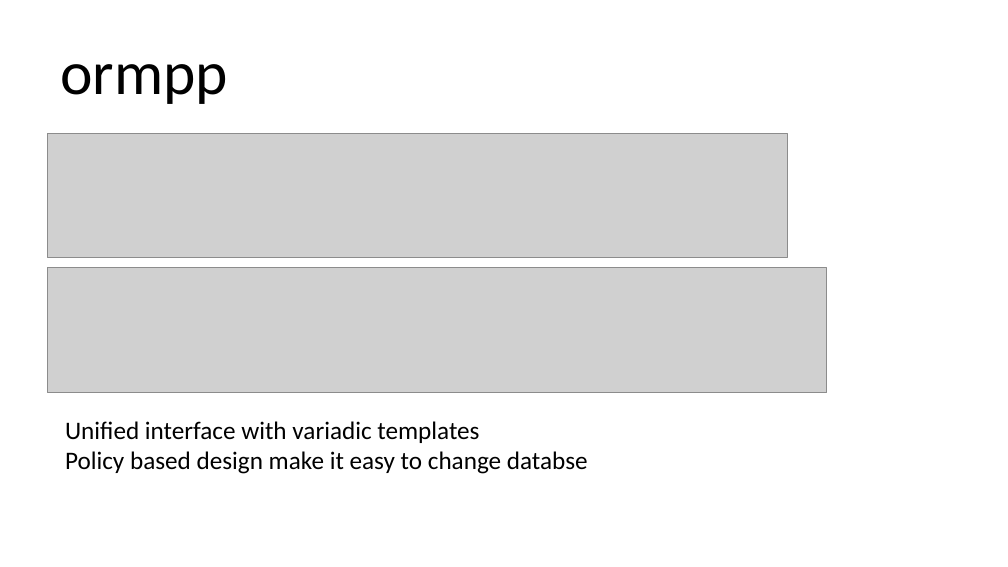
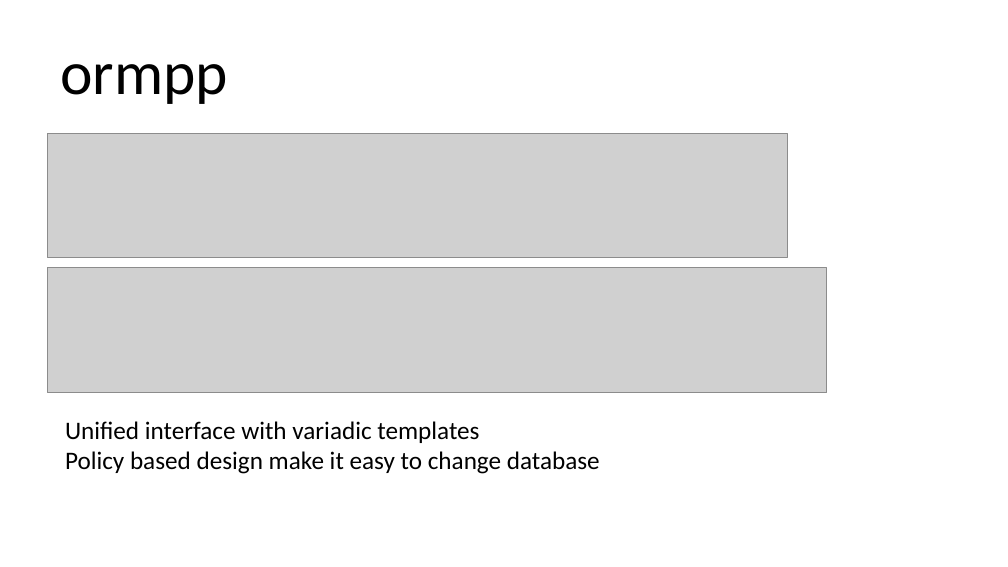
Before and after one commit to qicosmos/cppcon2018, a slide deck: slide 40 of cppcon2018.pptx (slide 43 before the commit). Drawn at 1008x567 pixels with LibreOffice and Linux fonts; fonts in the diff are those of the drawing; grey boxes stand for pictures. Boxes give left, top, right and bottom in pixels: in the first picture for what was removed or moved away, otherwise in the second. Text is boxed around its words. In the diff, an @@ line names an element or a change of style, - is before the commit and + after.

```diff
--- a/cppcon2018.pptx
+++ b/cppcon2018.pptx
@@ text at box(65, 451, 600, 474): text changed @@
-Policy based design make it easy to change databse
+Policy based design make it easy to change database
```
Also in this commit, not shown: 12 other slides changed, 4 slides removed.
